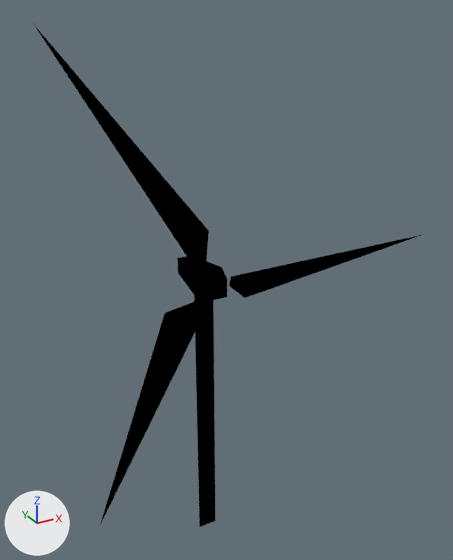
One commit to the Blender file models/windg.blend: the scene before it, then after it.
The view is the same before and after, from a 50 mm camera at (-41.6, -84.2, 92.5) aimed at (6.8, 3.8, 48.5). Every picture has the same lights, and +X, +Y and +Z are marked at lower left.

Script lines for the objects in view, before the commit:
```python
me_cone = bpy.data.meshes.new('Cone')
me_cone.from_pydata(...)  # 32 vertices, 17 faces, 2 loose edges; spans x -23.3..45.0, y -6.0..6.0, z -2.0..88.5
# faces by material slot: [14, 3]
me_cone.materials.append(mat_body)  # black #000000
me_cone.materials.append(mat_fan)  # black #000000
ob_windt = bpy.data.objects.new('windt', me_cone)
ob_windt.location = (0.0, 0.0, 2.0)
```
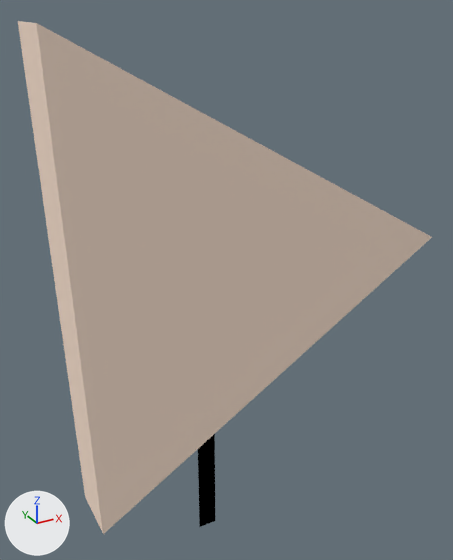
Where the newer file only moved an object's origin or applied its transform, the numbers keep the older frame.

The change, as a diff of the scene's bpy script:
```diff
--- a/models/windg.blend.py
+++ b/models/windg.blend.py
@@ mat_fanhull @@
+mat_fanhull = diffuse_material('FanHull')
+mat_fanhull.base_color = (1.0, 0.8, 0.667)  # beige #ffe7d5
@@ me_cone @@
 me_cone.from_pydata(...)  # 32 vertices, 17 faces, 2 loose edges; spans x -23.3..45.0, y -6.0..6.0, z -2.0..88.5
 # used by ob_windt; location = (0.0, 0.0, 2.0)
 # verts and faces of me_cone; kept vertices keep their numbers, new ones are numbered from 32
+# me_cone part 1
+verts[32] = (45.0, -6.1, 50.9)  # pixel (432, 237)
+verts[33] = (-21.7, -6.1, 10.6)  # pixel (103, 534)
+verts[34] = (-23.3, -6.1, 88.5)  # pixel (36, 22)
+for new, old in zip([35, 36, 37], [32, 33, 34]): verts[new] = verts[old] + (0.0, 9.9, 0.0)
+faces += [(32, 34, 33), (35, 36, 37), (33, 34, 37, 36), (32, 33, 36, 35), (32, 35, 37, 34)]  # mat_fanhull (beige #ffe7d5)
 me_cone.materials.append(mat_body)
 me_cone.materials.append(mat_fan)
+me_cone.materials.append(mat_fanhull)  # beige #ffe7d5
```

Changed parts and their boxes [x1, y1, x2, y2] in the pictures (453 x 560 px):
'windt', reshaped (6% wider)
    before: [34, 25, 424, 527]
    after: [18, 21, 432, 534]
part 1 of me_cone, added (beige)
    after: [18, 21, 432, 534]
